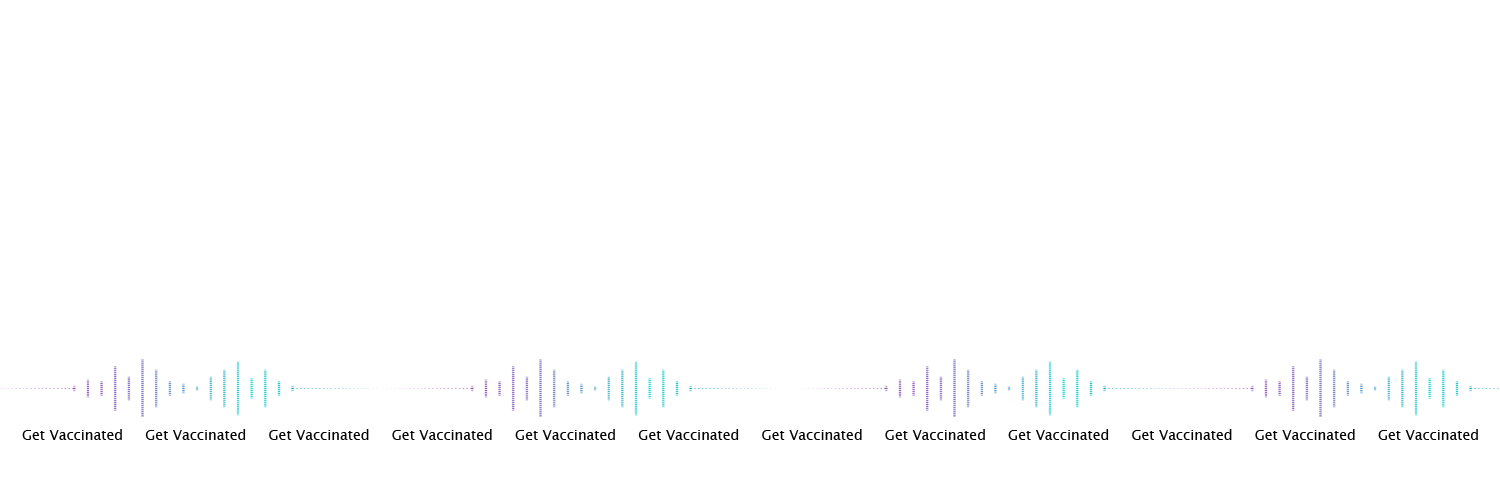
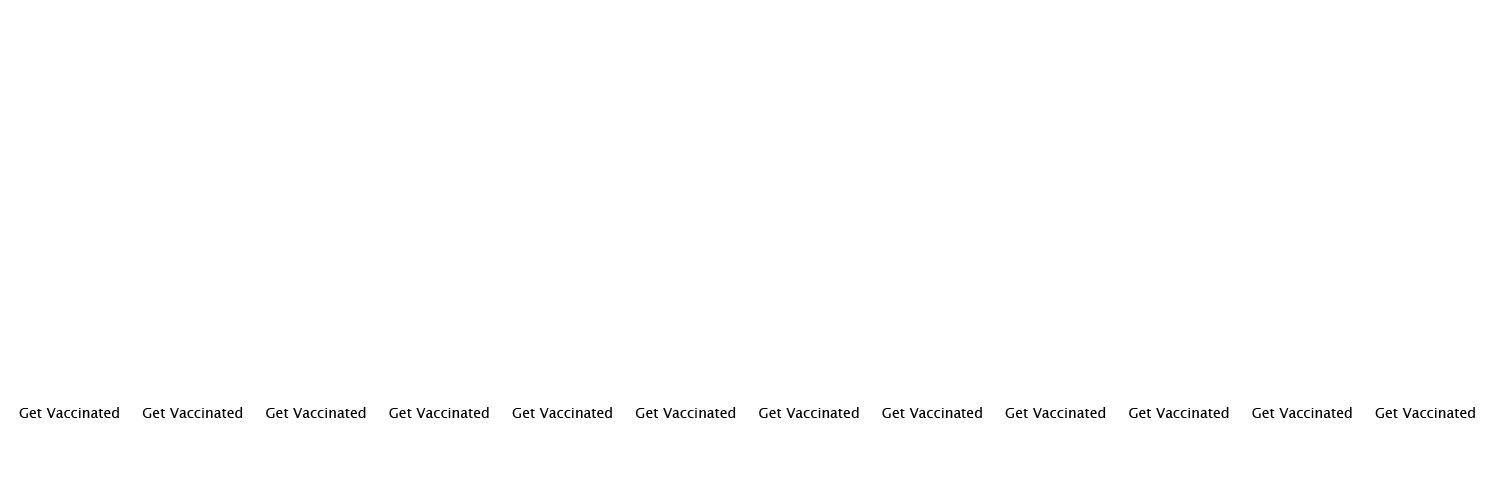
Two versions of the same layered image (1500 × 500). Layer-by-layer changes:
hid "2 copy 3" over (1162, 359, 1499, 417)
hid "2 copy 2" over (796, 359, 1194, 417)
hid "2 copy" over (383, 359, 780, 417)
hid "2" over (0, 359, 382, 417)
added layer "Get Vaccinated Get Vaccinated Get Vaccinated Get Va copy" (luminosity) above "Get Vaccinated Get Vaccinated Get Vaccinated Get Va" over (19, 405, 1475, 418)
hid "Get Vaccinated Get Vaccinated Get Vaccinated Get Va" over (22, 429, 1478, 440)
hid "Shape 2" over (22, 429, 1478, 440)
